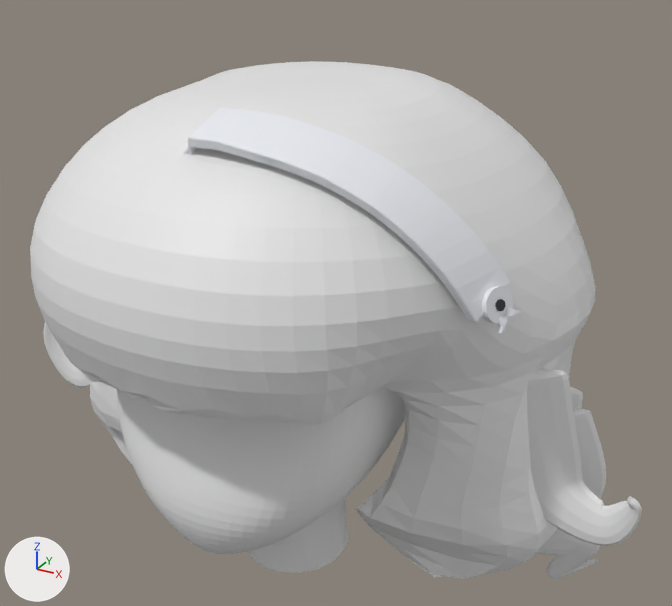
Before and after pictures for a commit that changed the Blender file assets/terrarium/hermes-head/hermes-head-blockout.blend.
Before and after are seen from a 50 mm lens placed at (4.37, -6.81, 5.57), pointed at (0.23, 0.73, 1.81). Arrows for +X, +Y and +Z are at lower left; the lights stay in place. The older version comes first.

Script lines for the objects in view, before the commit:
```python
me_hermes_hair_cage = bpy.data.meshes.new('hermes_hair_cage')
me_hermes_hair_cage.from_pydata(...)  # 453 vertices, 376 faces; spans x -2.58..2.81, y -2.1..3.34, z -0.55..4.05
me_hermes_hair_cage.materials.append(mat_blockout_hair)  # white #e7e7e7
me_hermes_headset_band = bpy.data.meshes.new('hermes_headset_band')
me_hermes_headset_band.from_pydata(...)  # 260 vertices, 258 faces; spans x -2.13..2.37, y -1.21..-0.25, z 2.56..4.04
me_hermes_headset_band.materials.append(mat_headset_white)  # white #eaecf1
me_hermes_lock_up_r1 = bpy.data.meshes.new('hermes_lock_up_R1')
me_hermes_lock_up_r1.from_pydata(...)  # 247 vertices, 247 faces; spans x -3.32..-1.48, y 0.08..0.37, z 0.25..2.1
me_hermes_lock_up_r1.materials.append(mat_blockout_hair)  # white #e7e7e7
ob_hermes_hair_cage = bpy.data.objects.new('hermes_hair_cage', me_hermes_hair_cage)
ob_hermes_hair_cage.location = (0.0, 0.0, 0.0)
_vg = ob_hermes_hair_cage.vertex_groups.new(name='thick')
# vertex group weights elided
_m = ob_hermes_hair_cage.modifiers.new('thickness', 'SOLIDIFY')
_m.thickness = 0.3
_m.thickness_vertex_group = 0.35
_m.edge_crease_rim = 1.0
_m.vertex_group = 'thick'
_m = ob_hermes_hair_cage.modifiers.new('smooth', 'SUBSURF')
_m.render_levels = 1
ob_hermes_headset_band = bpy.data.objects.new('hermes_headset_band', me_hermes_headset_band)
ob_hermes_headset_band.location = (0.0, 0.0, 0.0)
_m = ob_hermes_headset_band.modifiers.new('round', 'BEVEL')
_m.width = 0.02
_m.width_pct = 0.02
_m.segments = 2
ob_hermes_lock_up_r1 = bpy.data.objects.new('hermes_lock_up_R1', me_hermes_lock_up_r1)
ob_hermes_lock_up_r1.location = (0.0, 0.0, 0.0)
_m = ob_hermes_lock_up_r1.modifiers.new('smooth', 'SUBSURF')
_m.render_levels = 1
# also in view: 'hermes_lock_lo_L1' at (2.58, 0.99, 0.08); 'hermes_lock_up_L1' at (2.83, 0.14, 1.13); 'hermes_head_cage' at (0.0, 0.43, 1.41)
```
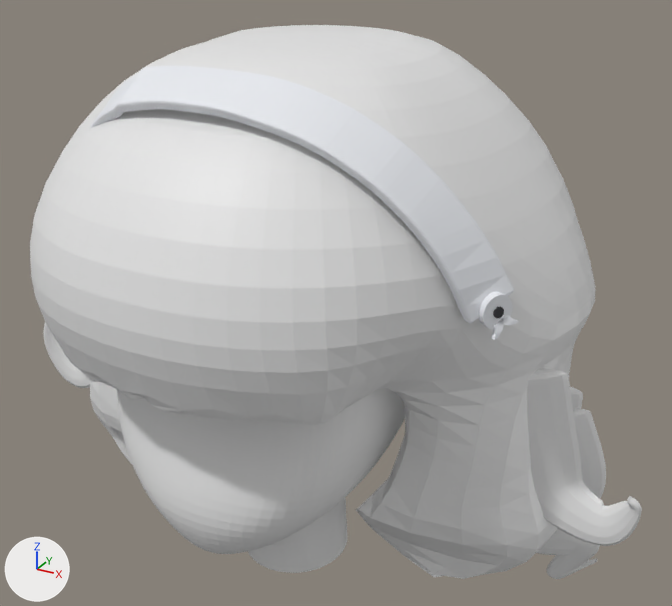
Location of each change, [x1, y1, x2, y2] in pixels of the pictures (672 x 606 px; the box of a moved part takes in the faces that stretch with it):
'hermes_hair_cage', reshaped (7% taller)
    before: [30, 61, 595, 579]
    after: [30, 25, 595, 579]
'hermes_headset_band', reshaped
    before: [183, 108, 511, 322]
    after: [90, 66, 514, 323]
part 1 of me_hermes_hair_cage, moved or reshaped
    before: [30, 213, 591, 352]
    after: [30, 209, 591, 350]
part 2 of me_hermes_hair_cage, moved or reshaped
    before: [35, 163, 575, 296]
    after: [34, 152, 575, 289]
part 3 of me_hermes_hair_cage, moved or reshaped
    before: [62, 121, 547, 228]
    after: [60, 99, 549, 209]
part 4 of me_hermes_hair_cage, moved or reshaped
    before: [103, 88, 508, 169]
    after: [101, 56, 510, 138]
part 5 of me_hermes_hair_cage, moved or reshaped
    before: [153, 65, 463, 127]
    after: [150, 33, 464, 87]
part 6 of me_hermes_hair_cage, moved or reshaped
    before: [211, 61, 413, 100]
    after: [209, 25, 414, 56]

What changed in the scene script:
```text
Change me_hermes_hair_cage:
    used by ob_hermes_hair_cage; location = (0.0, 0.0, 0.0)
    remove me_hermes_hair_cage.from_pydata(...)  # 453 vertices, 376 faces; spans x -2.58..2.81, y -2.1..3.34, z -0.55..4.05
    add me_hermes_hair_cage.from_pydata(...)  # 453 vertices, 376 faces; spans x -2.58..2.81, y -2.1..3.34, z -0.55..4.43
    me_hermes_hair_cage part 1: all 32 vertices in x -2.41..2.46, y -2.01..2.97, z 2.84..2.98 are moved by (0.0, 0.0, 0.05)
    me_hermes_hair_cage part 2: all 32 vertices in x -2.13..2.13, y -1.68..2.77, z 3.27..3.4 are moved by (0.0, 0.0, 0.14)
    me_hermes_hair_cage part 3: all 32 vertices in x -1.77..1.77, y -1.22..2.47, z 3.62..3.72 are moved by (0.0, 0.0, 0.24)
    me_hermes_hair_cage part 4: all 32 vertices in x -1.35..1.35, y -0.72..2.11, z 3.88..3.93 are moved by (0.0, 0.0, 0.32)
    me_hermes_hair_cage part 5: 32 of the vertices in x -0.97..0.97, y -0.21..1.69, z 4.02..4.05 are moved by (0.0, 0.0, 0.36)
    me_hermes_hair_cage part 6: the 1 vertex in x 0.0, y 0.6, z 4.05 is moved by (0.0, 0.0, 0.38)
Change me_hermes_headset_band:
    used by ob_hermes_headset_band; location = (0.0, 0.0, 0.0)
    remove me_hermes_headset_band.from_pydata(...)  # 260 vertices, 258 faces; spans x -2.13..2.37, y -1.21..-0.25, z 2.56..4.04
    add me_hermes_headset_band.from_pydata(...)  # 260 vertices, 258 faces; spans x -2.15..2.42, y -1.21..-0.25, z 2.58..4.34
    me_hermes_headset_band part 7: 260 of 260 vertices moved; they spanned x -2.13..2.37, y -1.21..-0.25, z 2.56..4.04 and now span x -2.15..2.42, y -1.21..-0.25, z 2.58..4.34; mean shift (0.0, -0.01, 0.21)
```
